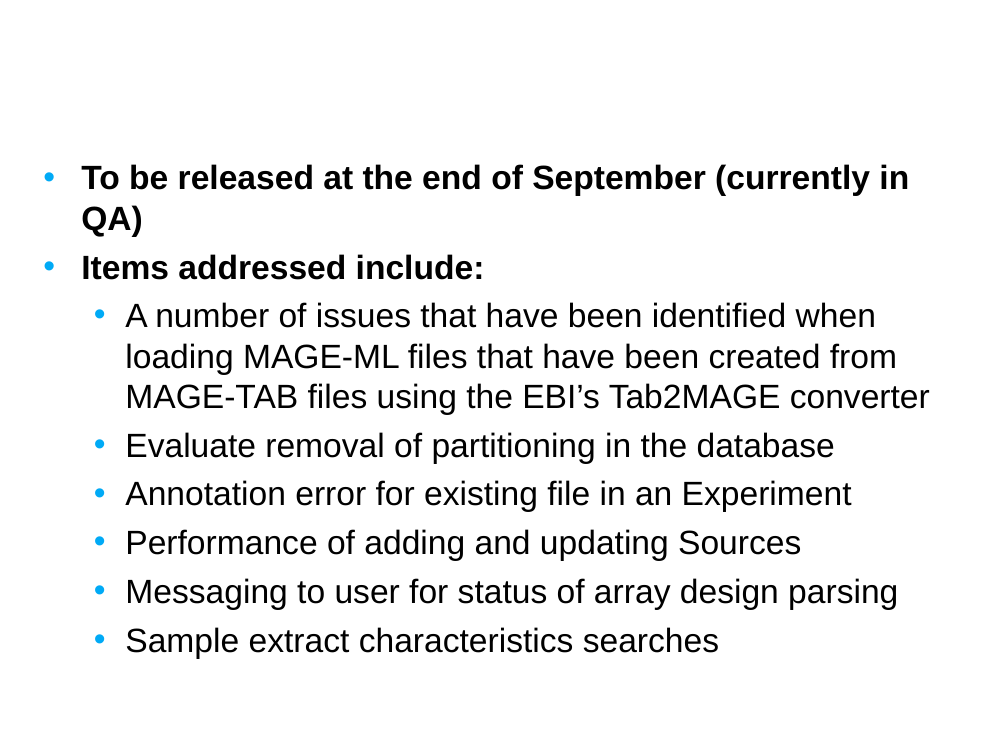
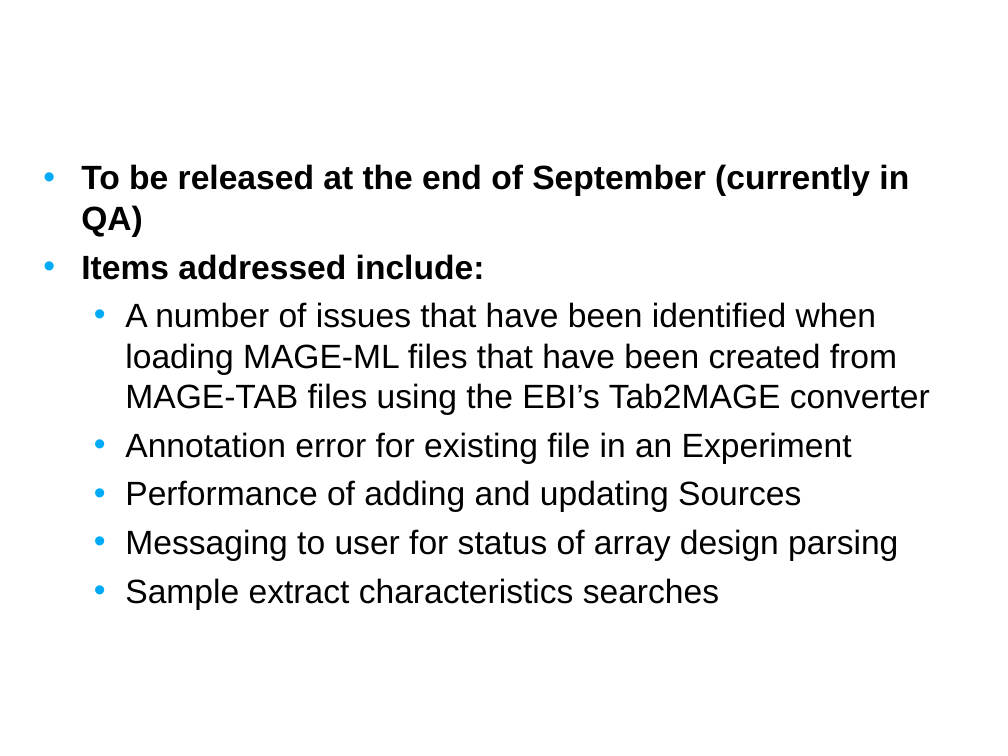
Before and after one commit to NCIP/caarray-docs, a slide deck: slide 5 of project_management/open_meetings/caArray User Community Meeting Sept 12.ppt. Drawn at 1008x756 pixels with LibreOffice and Linux fonts; fonts in the diff are those of the drawing; background and template pictures are left out. Boxes give left, top, right and bottom in pixels: in the first picture for what was removed or moved away, otherwise in the second. Text is boxed around its words. In the diff, an @@ line names an element or a change of style, - is before the commit and + after.

```diff
--- a/project_management/open_meetings/caArray User Community Meeting Sept 12.ppt
+++ b/project_management/open_meetings/caArray User Community Meeting Sept 12.ppt
@@ text at <box>125,432,835,464</box>: paragraph removed @@
-  • Evaluate removal of partitioning in the database
```
Also in this commit, not shown: 2 other slides changed.
